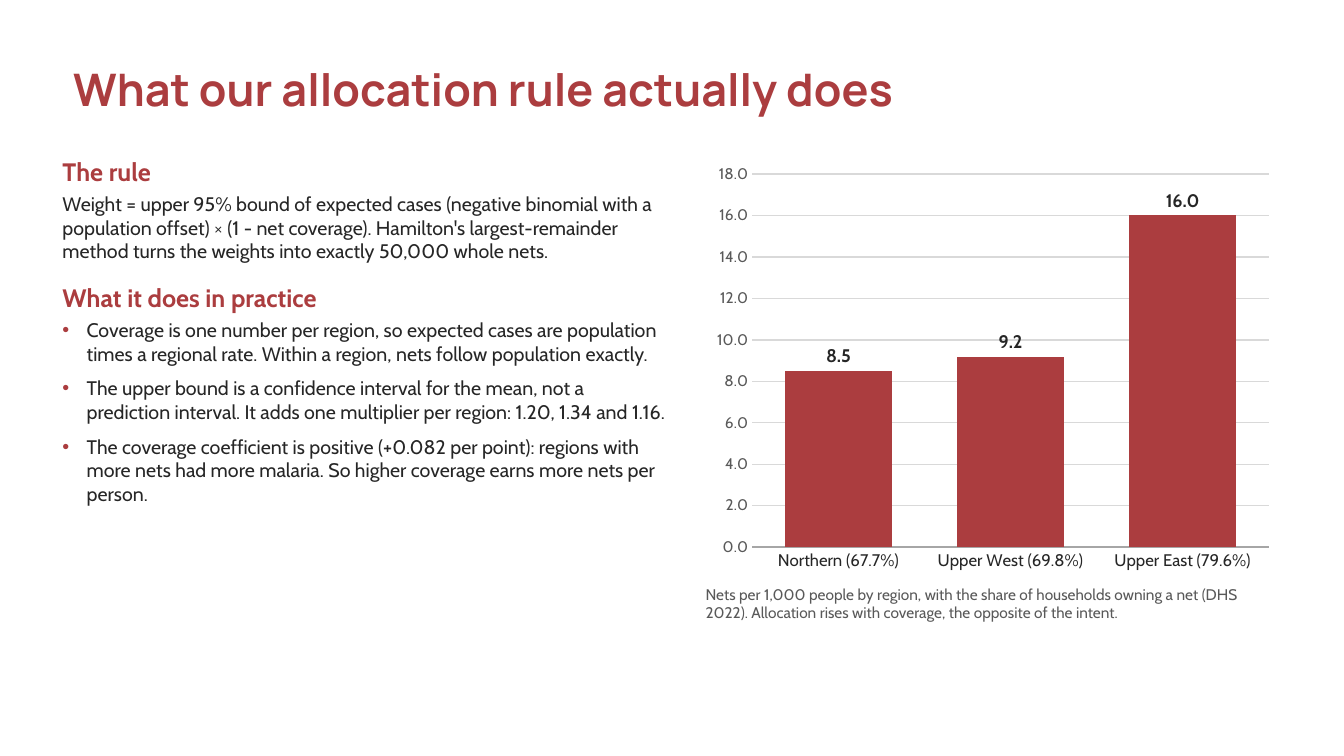
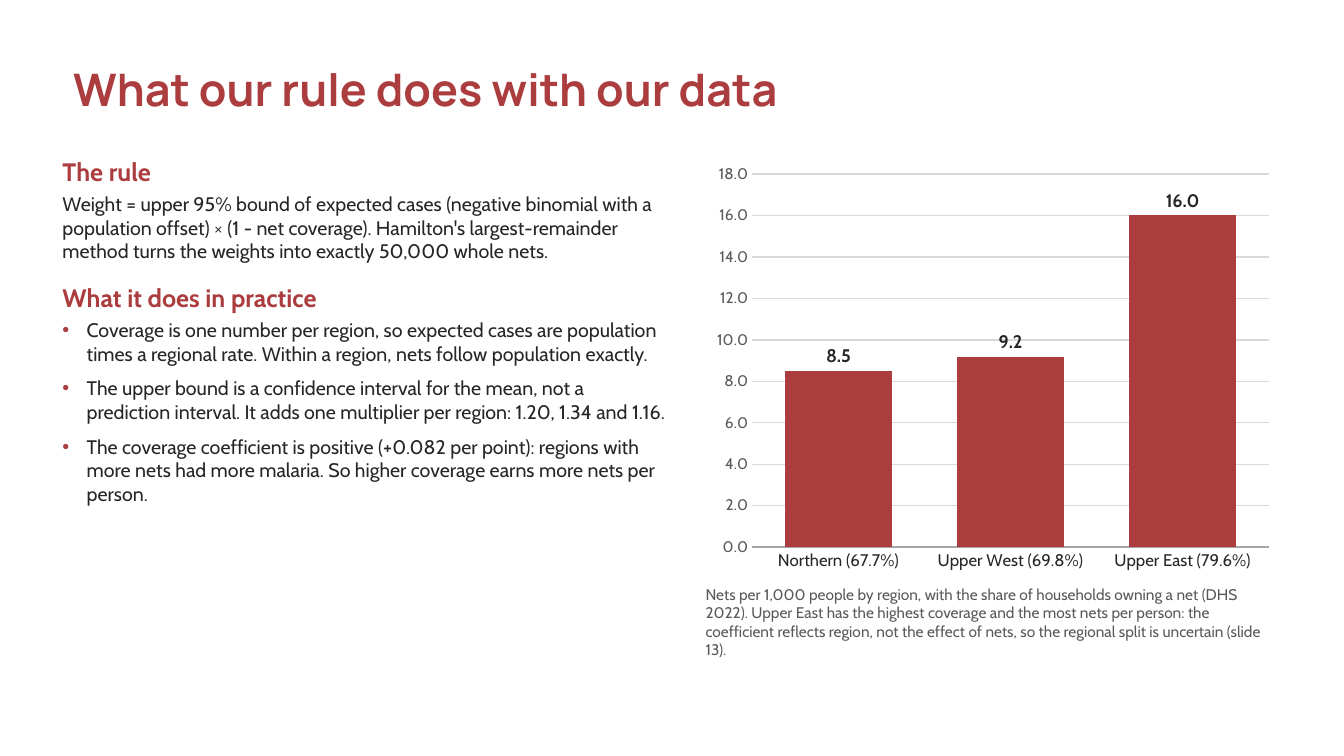
Before and after one commit to ASU-MICS-2028/mle-group-3-prosit-1, a slide deck: slide 9 of reports/ITN_Allocation_Ashesi.pptx. Drawn at 1344x756 pixels with LibreOffice and Linux fonts; fonts in the diff are those of the drawing; background and template pictures are left out. Boxes give left, top, right and bottom in pixels: in the first picture for what was removed or moved away, otherwise in the second. Text is boxed around its words. In the diff, an @@ line names an element or a change of style, - is before the commit and + after.

Commit message:
feat(presentation): add the burden and uncertainty map slide, fix storyline wording
The course roadmap asks for one slide with two maps side by side: expected
burden and how uncertain we are. Slide 10 now shows confirmed cases per
person by district next to how far the upper 95% bound sits above the
estimate (20%, 34% and 16% by region, from alloc_cd11). Both maps come from
the existing allocation code, and an assert ties the slide text to the
computed values.

Wording fixes so the slides tell the same story as the speaking script:
slide 2 gives the reason for population within a region and calls the
regional totals a base case, slide 3 no longer claims district-level work,
slide 4 says what the rule can and cannot separate, and slide 9's title and
caption explain the positive coverage coefficient. The deck is now 16
slides, and cross-references point to slide 13.

```diff
--- a/reports/ITN_Allocation_Ashesi.pptx
+++ b/reports/ITN_Allocation_Ashesi.pptx
@@ text at [73,73,778,107]: text changed @@
-What our allocation rule actually does
+What our rule does with our data
@@ text at [706,588,1260,641]: text changed @@
-Nets per 1,000 people by region, with the share of households owning a net (DHS 2022). Allocation rises with coverage, the opposite of the intent.
+Nets per 1,000 people by region, with the share of households owning a net (DHS 2022). Upper East has the highest coverage and the most nets per person: the coefficient reflects region, not the effect of nets, so the regional split is uncertain (slide 13).
```
Also in this commit, not shown: 3 other slides changed, 1 slide added, 2 other files.
